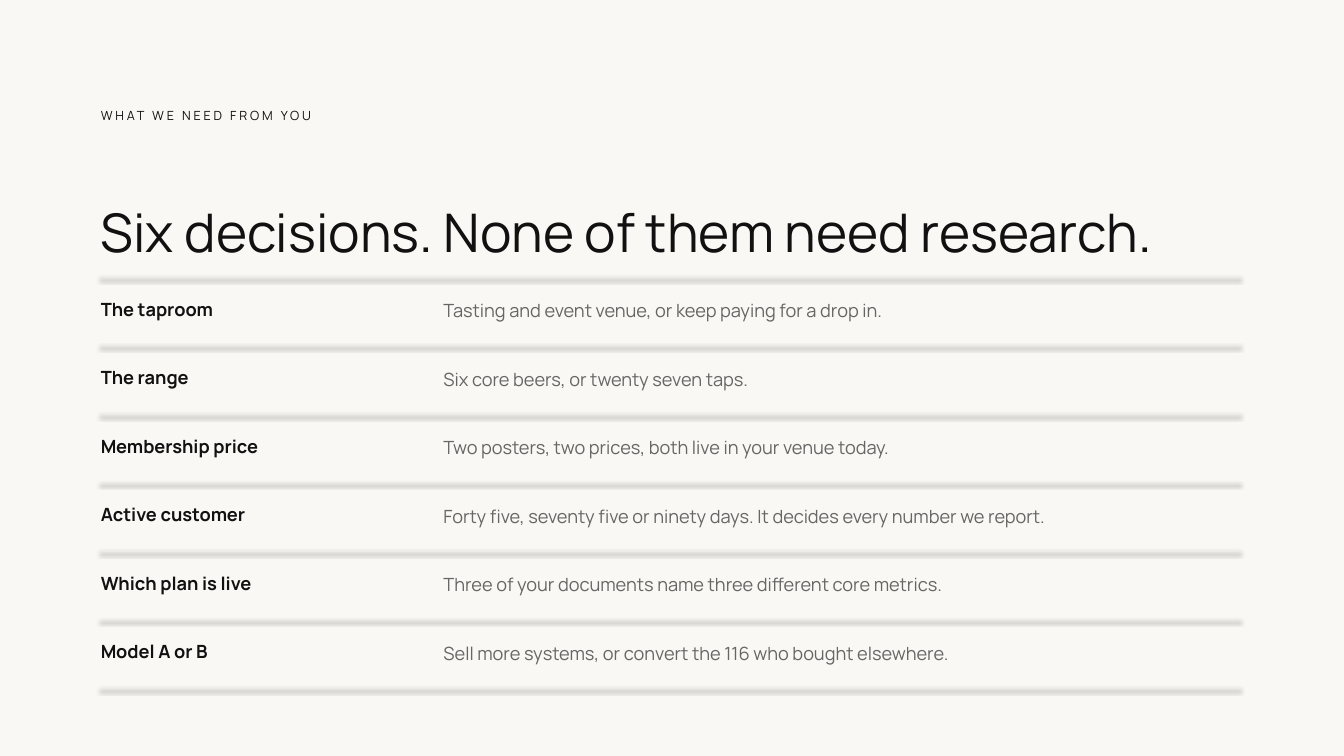
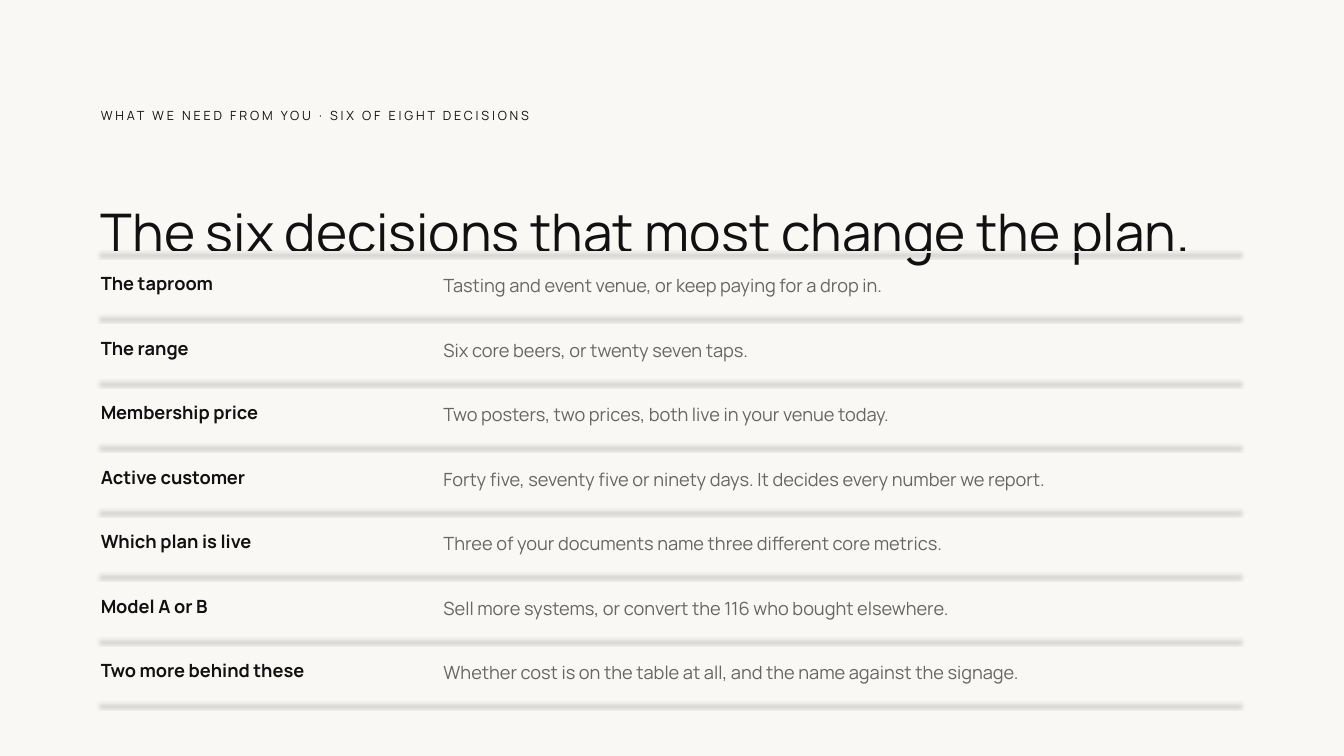
Before and after one commit to clentjewell/tapthatbrewery, a slide deck: slide 14 of 00 Admin/11 Final Outputs/site/JP_TapThat_WhereYouAre_v01.pptx (slide 11 before the commit). Drawn at 1344x756 pixels with LibreOffice and Linux fonts; fonts in the diff are those of the drawing. Boxes give left, top, right and bottom in pixels: in the first picture for what was removed or moved away, otherwise in the second. Text is boxed around its words. In the diff, an @@ line names an element or a change of style, - is before the commit and + after.

```diff
--- a/00 Admin/11 Final Outputs/site/JP_TapThat_WhereYouAre_v01.pptx
+++ b/00 Admin/11 Final Outputs/site/JP_TapThat_WhereYouAre_v01.pptx
@@ text at bbox=[101, 101, 1240, 131]: text changed @@
-WHAT WE NEED FROM YOU
+WHAT WE NEED FROM YOU · SIX OF EIGHT DECISIONS
@@ text at bbox=[101, 213, 1190, 266]: text changed @@
-Six decisions. None of them need research.
+The six decisions that most change the plan.
@@ text "The taproom": place and size @@
-text "The taproom" at bbox=[101, 303, 213, 321]
+text "The taproom" at bbox=[101, 277, 213, 295]
@@ line moved from (101, 277) - (1240, 277) to (101, 252) - (1240, 252) @@
@@ text "Tasting and event venue, or ...": place and size @@
-text "Tasting and event venue, or ..." at bbox=[443, 303, 882, 322]
+text "Tasting and event venue, or ..." at bbox=[443, 278, 882, 297]
@@ line moved from (101, 346) - (1240, 346) to (101, 317) - (1240, 317) @@
@@ text "The range": place and size @@
-text "The range" at bbox=[101, 371, 189, 389]
+text "The range" at bbox=[101, 342, 189, 360]
@@ text "Six core beers, or twenty ...": place and size @@
-text "Six core beers, or twenty ..." at bbox=[443, 372, 748, 391]
+text "Six core beers, or twenty ..." at bbox=[443, 343, 748, 362]
@@ line added from (101, 381) to (1240, 381), #EDEBEA 0.75 pt @@
@@ text "Membership price": place and size @@
-text "Membership price" at bbox=[101, 439, 258, 458]
+text "Membership price" at bbox=[101, 405, 258, 424]
@@ text "Two posters, two prices, both ...": place and size @@
-text "Two posters, two prices, both ..." at bbox=[443, 440, 889, 459]
+text "Two posters, two prices, both ..." at bbox=[443, 407, 889, 426]
@@ line moved from (101, 414) - (1240, 414) to (101, 446) - (1240, 446) @@
@@ text "Active customer": place and size @@
-text "Active customer" at bbox=[101, 507, 246, 522]
+text "Active customer" at bbox=[101, 470, 246, 485]
@@ text "Forty five, seventy five or ...": place and size @@
-text "Forty five, seventy five or ..." at bbox=[443, 509, 1045, 528]
+text "Forty five, seventy five or ..." at bbox=[443, 472, 1045, 491]
@@ text "Which plan is live": place and size @@
-text "Which plan is live" at bbox=[101, 576, 252, 595]
+text "Which plan is live" at bbox=[101, 534, 252, 553]
@@ line moved from (101, 483) - (1240, 483) to (101, 510) - (1240, 510) @@
@@ text "Three of your documents name ...": place and size @@
-text "Three of your documents name ..." at bbox=[443, 577, 942, 596]
+text "Three of your documents name ..." at bbox=[443, 536, 942, 555]
@@ text "Model A or B": place and size @@
-text "Model A or B" at bbox=[101, 644, 207, 659]
+text "Model A or B" at bbox=[101, 599, 207, 614]
@@ line moved from (101, 552) - (1240, 552) to (101, 575) - (1240, 575) @@
@@ text "Sell more systems, or convert ...": place and size @@
-text "Sell more systems, or convert ..." at bbox=[443, 646, 948, 665]
+text "Sell more systems, or convert ..." at bbox=[443, 601, 948, 620]
@@ line moved from (101, 620) - (1240, 620) to (101, 639) - (1240, 639) @@
@@ text added at bbox=[101, 663, 304, 678], 13 pt, text #111111, bold @@
+Two more behind these
@@ text added at bbox=[443, 665, 1019, 684], 13 pt, text #666666 @@
+Whether cost is on the table at all, and the name against the signage.
@@ line moved from (101, 689) - (1240, 689) to (101, 704) - (1240, 704) @@
```
Also in this commit, not shown: 3 other slides changed, 3 slides added, 8 other files.
